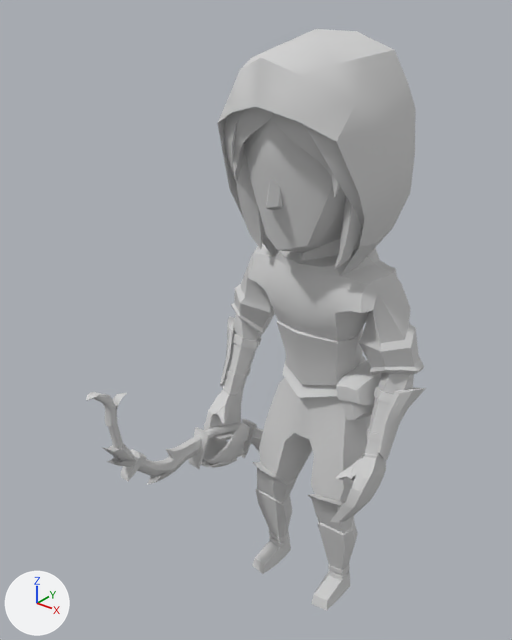
An edit to the glTF model models/Ranger.glb, drawn before and after from the same camera.
Before and after are seen from a 50 mm camera at (1.71, -2.65, 3.11) aimed at (-0.24, -0.21, 1.59). Lighting does not change. The marker at lower left points along +X, +Y and +Z.

The first picture shows 'ArmGuard.L_Cube.002', 'ArmGuard.R_Cube.004', 'Cloak_Cube.000', 'Pouch_Cube.001', 'Ranger_Bow_Cylinder.008', 'Ranger_Cube.003'.
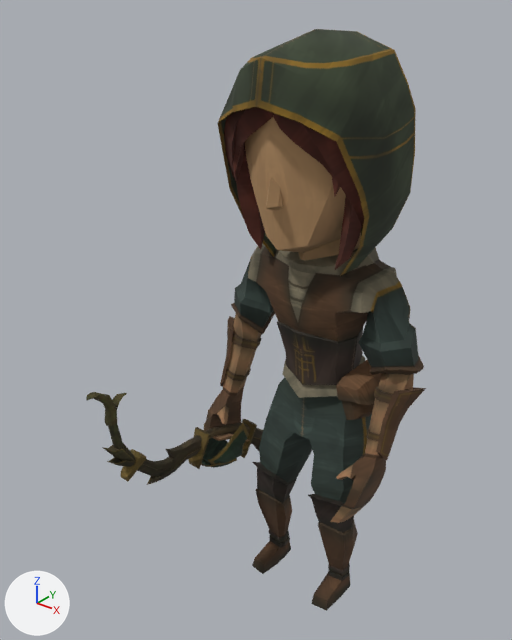
Boxes (x1, y1, x2, y2) around the edits, measured in the pictures (512 x 640 px):
'Ranger_Cube.003', surface changed
    both: (204, 118, 424, 611)
'Cloak_Cube.000', surface changed
    both: (218, 29, 416, 276)
'Ranger_Bow_Cylinder.008', surface changed
    both: (86, 392, 263, 485)
'Pouch_Cube.001', surface changed (grey to brown)
    both: (336, 360, 382, 420)
'ArmGuard.L_Cube.002', surface changed (grey to brown)
    both: (376, 387, 426, 460)
'ArmGuard.R_Cube.004', surface changed (grey to brown)
    both: (220, 316, 235, 387)

The change in detail:
Picture 'Ranger_Bow_Texture' (img_ranger_bow_texture) is new.
Picture 'Ranger_Texture' (img_ranger_texture) is new.
In material 'Ranger_Texture' (mat_ranger_texture), base_color is no longer (0.64, 0.64, 0.64), light grey #d1d1d1.
In material 'Ranger_Texture' (mat_ranger_texture), texture is now set to img_ranger_texture.
In material 'Bow_Texture' (mat_bow_texture), base_color is no longer (0.64, 0.64, 0.64), light grey #d1d1d1.
In material 'Bow_Texture' (mat_bow_texture), texture is now set to img_ranger_bow_texture.
